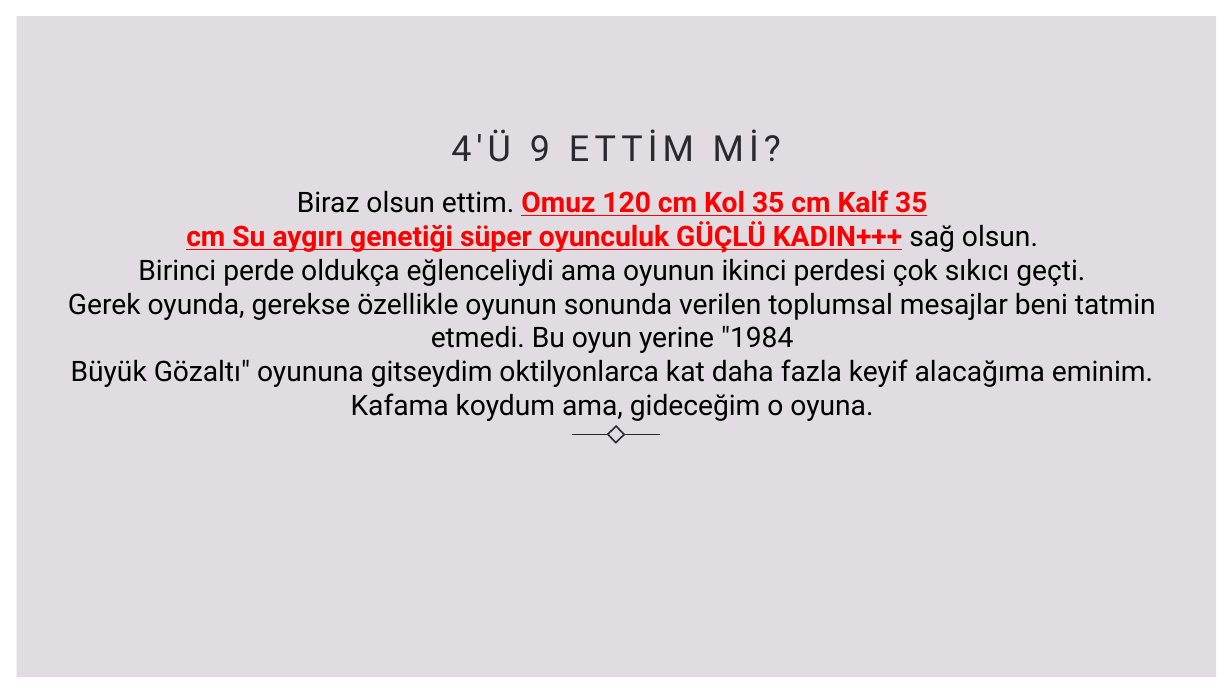
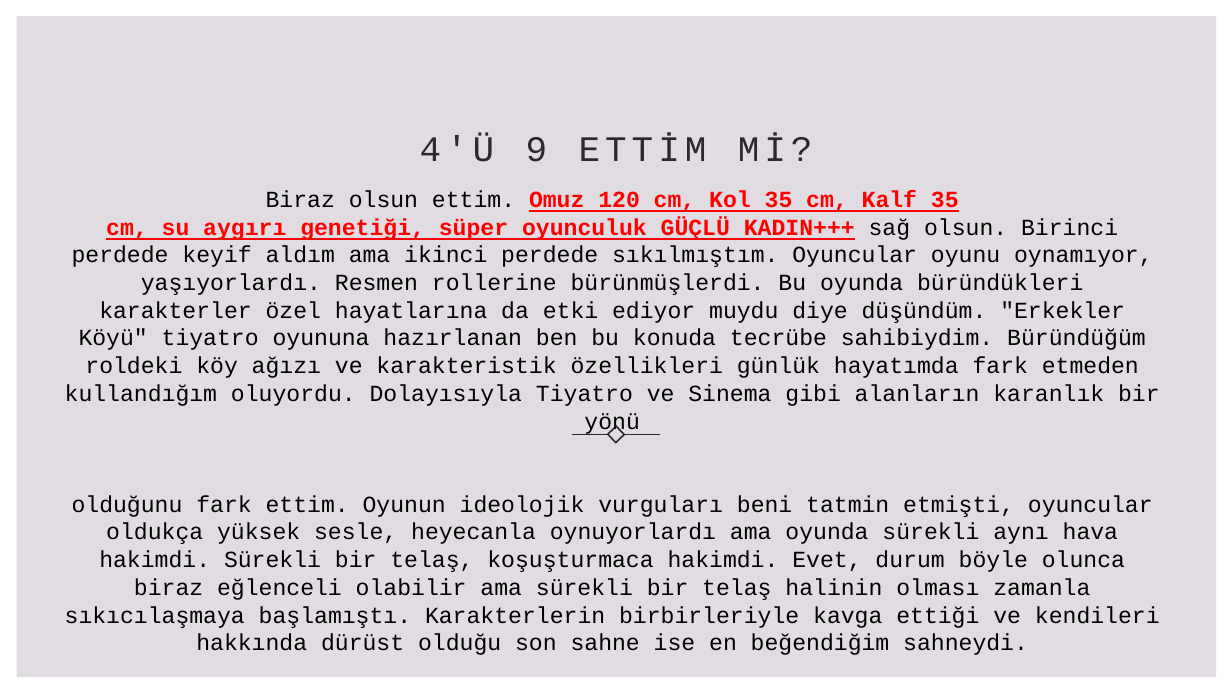
Before and after one commit to omeraslandev/omeraslandev.github.io, a slide deck: slide 6 of sunum.pptx. Drawn at 1232x693 pixels with LibreOffice and Linux fonts; fonts in the diff are those of the drawing. Boxes give left, top, right and bottom in pixels: in the first picture for what was removed or moved away, otherwise in the second. Text is boxed around its words. In the diff, an @@ line names an element or a change of style, - is before the commit and + after.

```diff
--- a/sunum.pptx
+++ b/sunum.pptx
@@ title "4'Ü 9 ETTİM Mİ?" at bbox=[420, 135, 813, 162]: font Roboto to Courier New @@
@@ text at bbox=[65, 190, 1160, 655]: text changed; size 22 to 18 pt; font Roboto to Courier New @@
-Biraz olsun ettim. Omuz 120 cm Kol 35 cm Kalf 35 cm Su aygırı genetiği süper oyunculuk GÜÇLÜ KADIN+++ sağ olsun. Birinci perde oldukça eğlenceliydi ama oyunun ikinci perdesi çok sıkıcı geçti. Gerek oyunda, gerekse özellikle oyunun sonunda verilen toplumsal mesajlar beni tatmin
-etmedi. Bu oyun yerine "1984 Büyük Gözaltı" oyununa gitseydim oktilyonlarca kat daha fazla keyif alacağıma eminim.
-Kafama koydum ama, gideceğim o oyuna.
+Biraz olsun ettim. Omuz 120 cm, Kol 35 cm, Kalf 35 cm, su aygırı genetiği, süper oyunculuk GÜÇLÜ KADIN+++ sağ olsun. Birinci perdede keyif aldım ama ikinci perdede sıkılmıştım. Oyuncular oyunu oynamıyor, yaşıyorlardı. Resmen rollerine bürünmüşlerdi. Bu oyunda büründükleri karakterler özel hayatlarına da etki ediyor muydu diye düşündüm. "Erkekler Köyü" tiyatro oyununa hazırlanan ben bu konuda tecrübe sahibiydim. Büründüğüm roldeki köy ağızı ve karakteristik özellikleri günlük hayatımda fark etmeden kullandığım oluyordu. Dolayısıyla Tiyatro ve Sinema gibi alanların karanlık bir yönü
+olduğunu fark ettim. Oyunun ideolojik vurguları beni tatmin etmişti, oyuncular oldukça yüksek sesle, heyecanla oynuyorlardı ama oyunda sürekli aynı hava hakimdi. Sürekli bir telaş, koşuşturmaca hakimdi. Evet, durum böyle olunca biraz eğlenceli olabilir ama sürekli bir telaş halinin olması zamanla sıkıcılaşmaya başlamıştı. Karakterlerin birbirleriyle kavga ettiği ve kendileri hakkında dürüst olduğu son sahne ise en beğendiğim sahneydi.
```
Also in this commit, not shown: 5 other slides changed.
